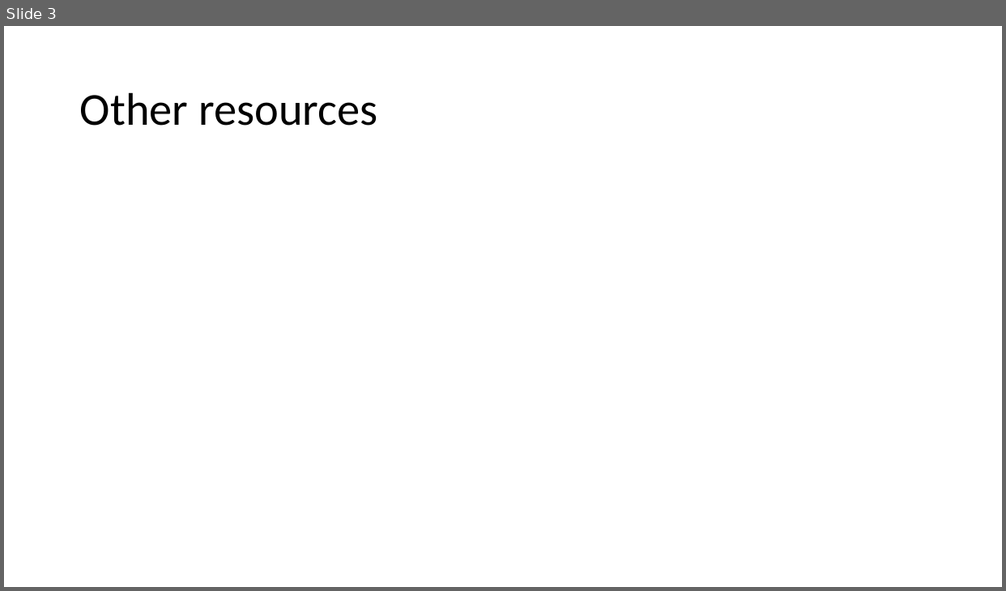
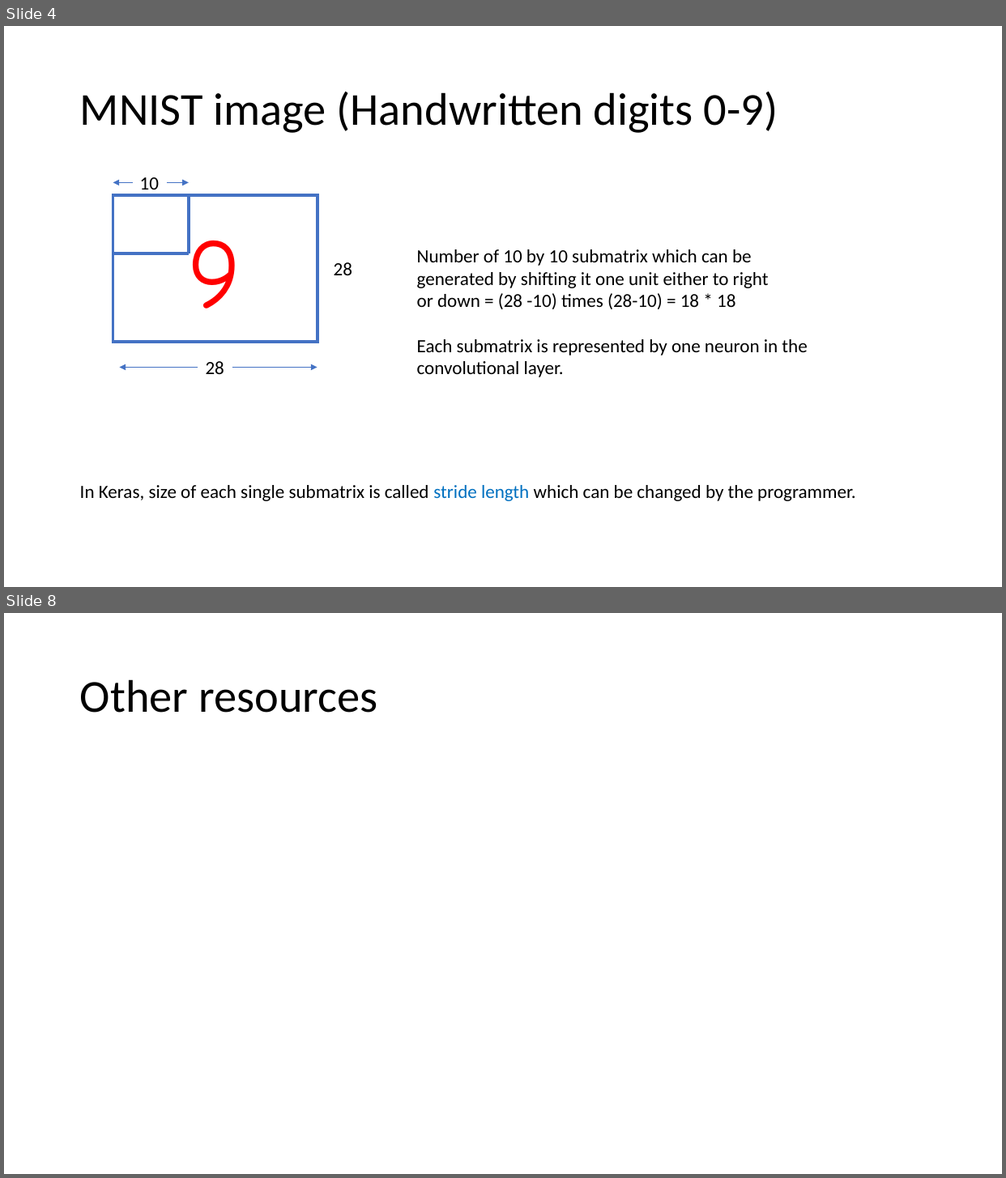
Before and after one commit to vivek14632/Deeplearning, a slide deck: chapter3/Convolutional Neural network.pptx. Shown one above the other, each under a label of ours: slide 3 before the commit, slides 4 and 8 after it; the slides between them are not shown. The pictures are 1006x591 and 1006x1178 pixels, drawn with LibreOffice and Linux fonts; fonts in the diff are those of the drawing. Boxes give left, top, right and bottom in pixels: in the first picture for what was removed or moved away, otherwise in the second. Text is boxed around its words. In the diff, an @@ line names an element or a change of style, - is before the commit and + after.

```diff
--- a/chapter3/Convolutional Neural network.pptx
+++ b/chapter3/Convolutional Neural network.pptx
@@ slide 4 added at <box>4,26,1002,587</box>, background #FFFFFF @@
@@ title added at <box>80,92,778,133</box>, 44 pt, text #000000 @@
+MNIST image (Handwritten digits 0-9)
@@ rectangle added at <box>113,195,317,342</box>, fill #FFFFFF, outline #4472C4 3 pt, 96 pt, text #FF0000 @@
+9
@@ arrow added from (133, 182) to (113, 182), #4472C4 0.5 pt @@
@@ text added at <box>140,177,159,194</box>, 18 pt, text #000000 @@
+10
@@ arrow added from (167, 182) to (189, 182), #4472C4 0.5 pt @@
@@ line added from (189, 195) to (189, 254), #4472C4 3 pt @@
@@ line added from (113, 254) to (189, 254), #4472C4 3 pt @@
@@ text added at <box>334,263,352,275</box>, 18 pt, text #000000 @@
+28
@@ text added at <box>417,250,807,378</box>, 18 pt, text #000000 @@
+Number of 10 by 10 submatrix which can be
+generated by shifting it one unit either to right
+or down = (28 -10) times (28-10) = 18 * 18
+Each submatrix is represented by one neuron in the
+convolutional layer.
@@ text added at <box>206,361,224,374</box>, 18 pt, text #000000 @@
+28
@@ arrow added from (198, 367) to (119, 367), #4472C4 0.5 pt @@
@@ arrow added from (232, 367) to (317, 367), #4472C4 0.5 pt @@
@@ text added at <box>80,485,855,501</box>, 18 pt, text #000000 @@
+In Keras, size of each single submatrix is called stride length which can be changed by the programmer.
@@ what was slide 3 is now slide 8 @@
```
Also in this commit, not shown: 2 slides changed, 4 other slides added.
